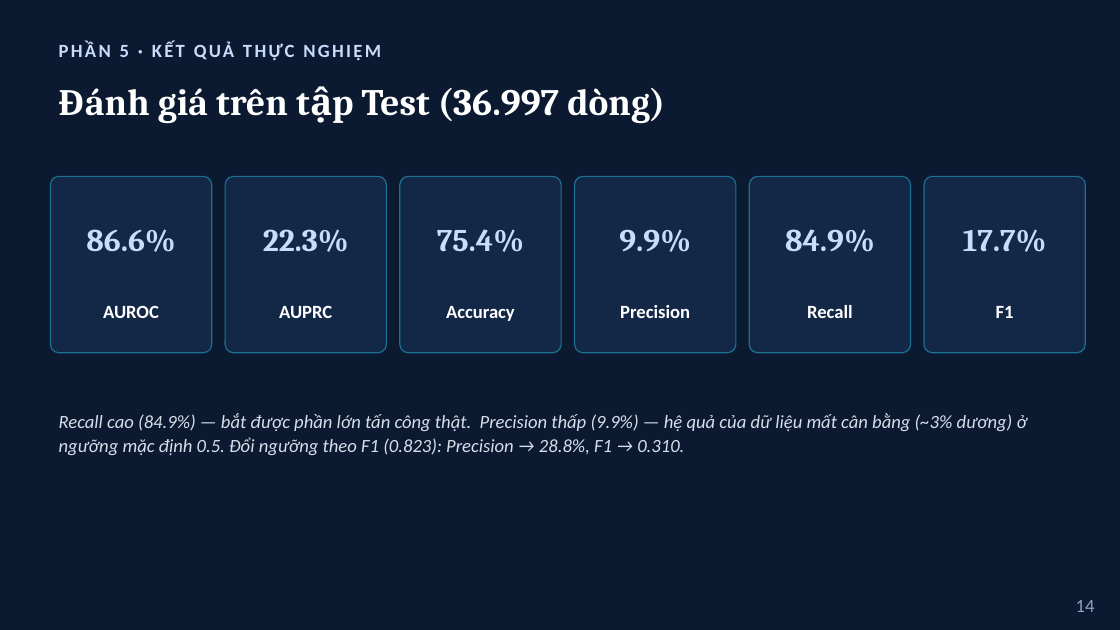
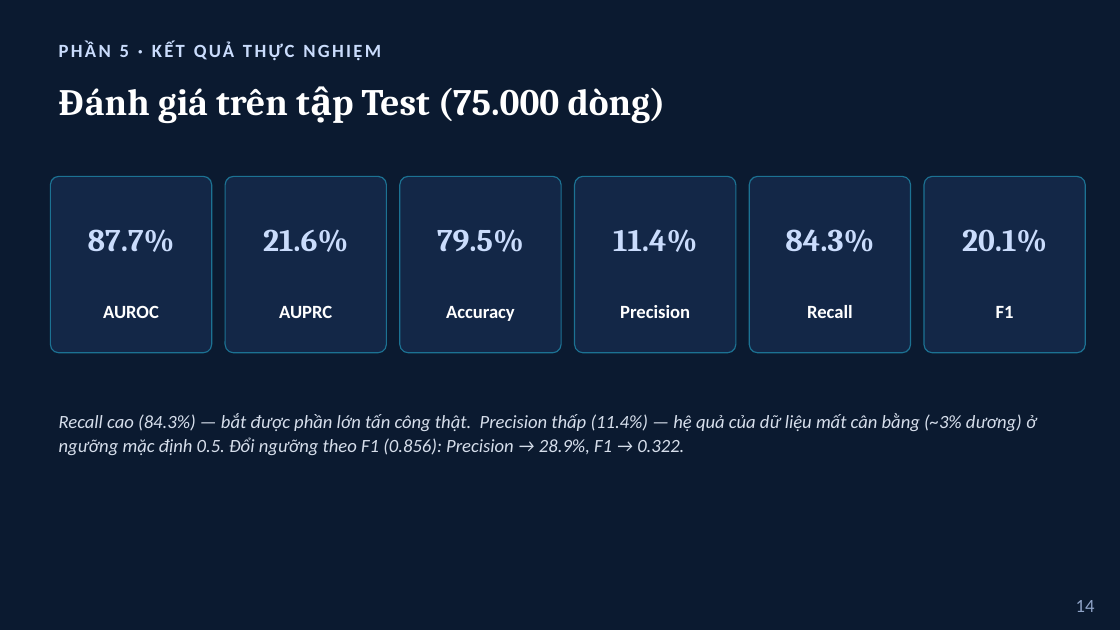
Before and after one commit to 2591317-student/MachineLearningAdvance, a slide deck: slide 14 of Nhom_10-Nhan_Kien_Tuan.pptx. Drawn at 1120x630 pixels with LibreOffice and Linux fonts; fonts in the diff are those of the drawing. Boxes give left, top, right and bottom in pixels: in the first picture for what was removed or moved away, otherwise in the second. Text is boxed around its words. In the diff, an @@ line names an element or a change of style, - is before the commit and + after.

```diff
--- a/Nhom_10-Nhan_Kien_Tuan.pptx
+++ b/Nhom_10-Nhan_Kien_Tuan.pptx
@@ text at (x1=59, y1=88, x2=666, y2=124): text changed @@
-Đánh giá trên tập Test (36.997 dòng)
+Đánh giá trên tập Test (75.000 dòng)
@@ text at (x1=88, y1=229, x2=175, y2=252): text changed @@
-86.6%
+87.7%
@@ text at (x1=263, y1=229, x2=348, y2=252): text changed @@
-22.3%
+21.6%
@@ text at (x1=437, y1=229, x2=524, y2=252): text changed @@
-75.4%
+79.5%
@@ text at (x1=613, y1=229, x2=697, y2=252): text changed @@
-9.9%
+11.4%
@@ text at (x1=785, y1=229, x2=874, y2=252): text changed @@
-84.9%
+84.3%
@@ text at (x1=962, y1=229, x2=1047, y2=252): text changed @@
-17.7%
+20.1%
@@ text at (x1=59, y1=413, x2=1037, y2=455): text changed @@
-Recall cao (84.9%) — bắt được phần lớn tấn công thật. Precision thấp (9.9%) — hệ quả của dữ liệu mất cân bằng (~3% dương) ở ngưỡng mặc định 0.5. Đổi ngưỡng theo F1 (0.823): Precision → 28.8%, F1 → 0.310.
+Recall cao (84.3%) — bắt được phần lớn tấn công thật. Precision thấp (11.4%) — hệ quả của dữ liệu mất cân bằng (~3% dương) ở ngưỡng mặc định 0.5. Đổi ngưỡng theo F1 (0.856): Precision → 28.9%, F1 → 0.322.
```
Also in this commit, not shown: 3 other slides changed, 13 other files.
